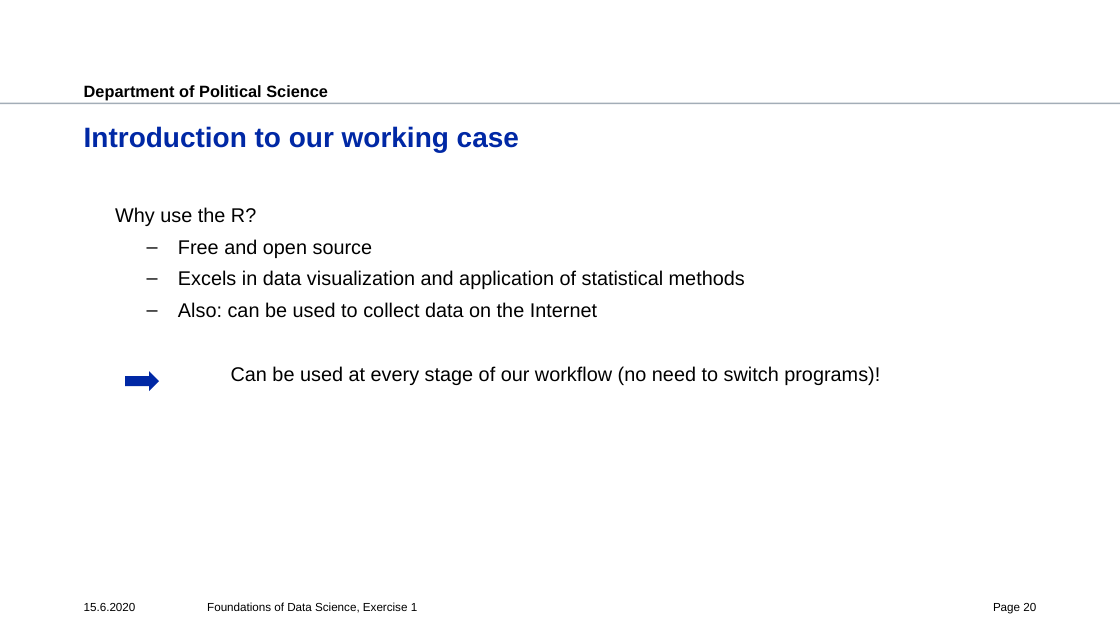
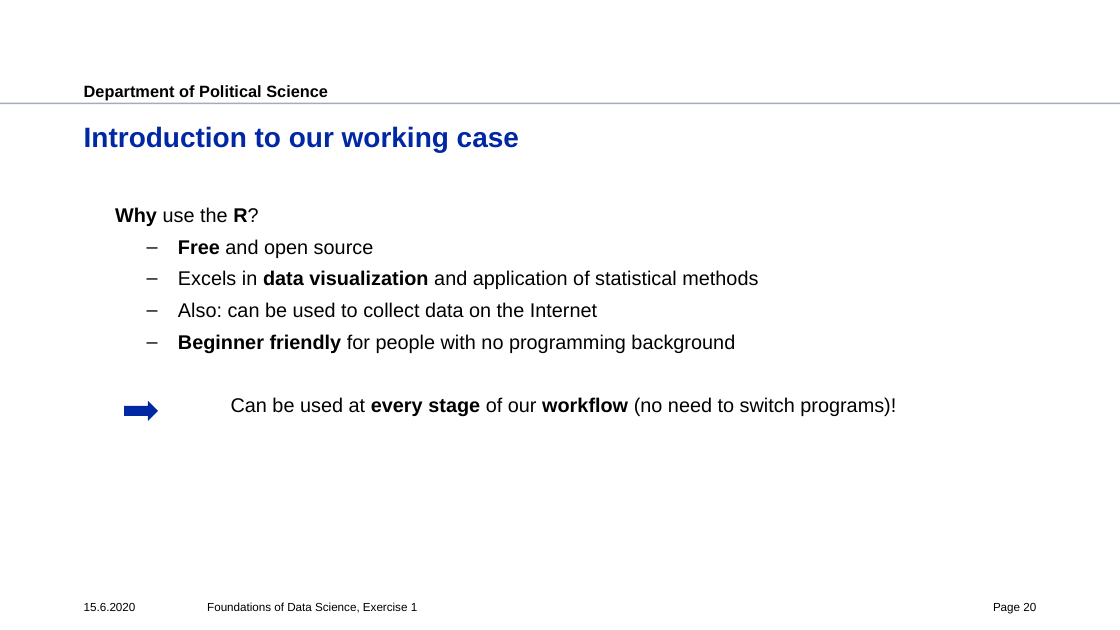
Before and after one commit to polianchykova/fds-2020-exercise, a slide deck: slide 20 of ex1/ex1.pptx. Drawn at 1120x630 pixels with LibreOffice and Linux fonts; fonts in the diff are those of the drawing; background and template pictures are left out. Boxes give left, top, right and bottom in pixels: in the first picture for what was removed or moved away, otherwise in the second. Text is boxed around its words. In the diff, an @@ line names an element or a change of style, - is before the commit and + after.

```diff
--- a/ex1/ex1.pptx
+++ b/ex1/ex1.pptx
@@ text at (115, 207, 896, 417): bold on in "Why R?", "Free", "data visualization", "every stage workflow" @@
@@ text at (178, 334, 735, 353): paragraph added @@
+    – Beginner friendly for people with no programming background
@@ right arrow: place and size @@
-right arrow at (125, 371, 159, 392)
+right arrow at (124, 401, 158, 421)
```
Also in this commit, not shown: 6 other slides changed, 3 other files.
